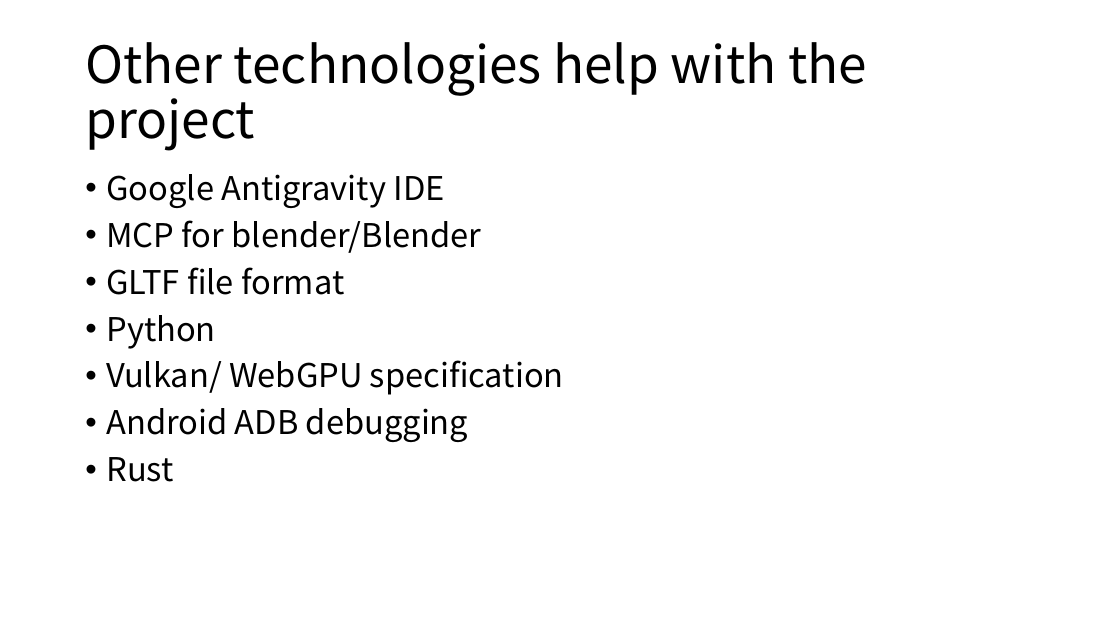
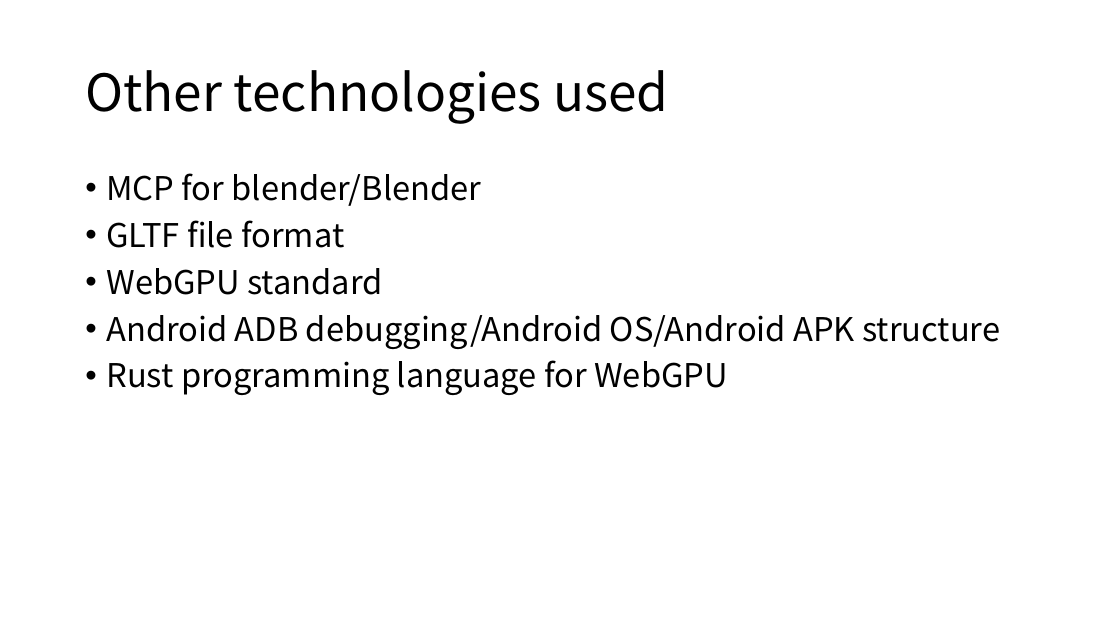
Before and after one commit to boycececil666gmailcom/webgpu-renderer, a slide deck: slide 7 of WebGPU Renderer.pptx. Drawn at 1120x630 pixels with LibreOffice and Linux fonts; fonts in the diff are those of the drawing. Boxes give left, top, right and bottom in pixels: in the first picture for what was removed or moved away, otherwise in the second. Text is boxed around its words. In the diff, an @@ line names an element or a change of style, - is before the commit and + after.

Commit message:
feat(android): implement native ANativeWindow presentation swapchain and update dependencies

```diff
--- a/WebGPU Renderer.pptx
+++ b/WebGPU Renderer.pptx
@@ title at [85, 70, 668, 124]: text changed @@
-Other technologies help with the project
+Other technologies used
@@ text at [106, 174, 444, 208]: paragraph removed @@
-• Google Antigravity IDE
@@ text at [106, 268, 1000, 395]: text changed @@
-• Python
-• Vulkan/ WebGPU specification
-• Android ADB debugging
-• Rust
+• WebGPU standard
+• Android ADB debugging/Android OS/Android APK structure
+• Rust programming language for WebGPU
```
Also in this commit, not shown: 9 other files.
